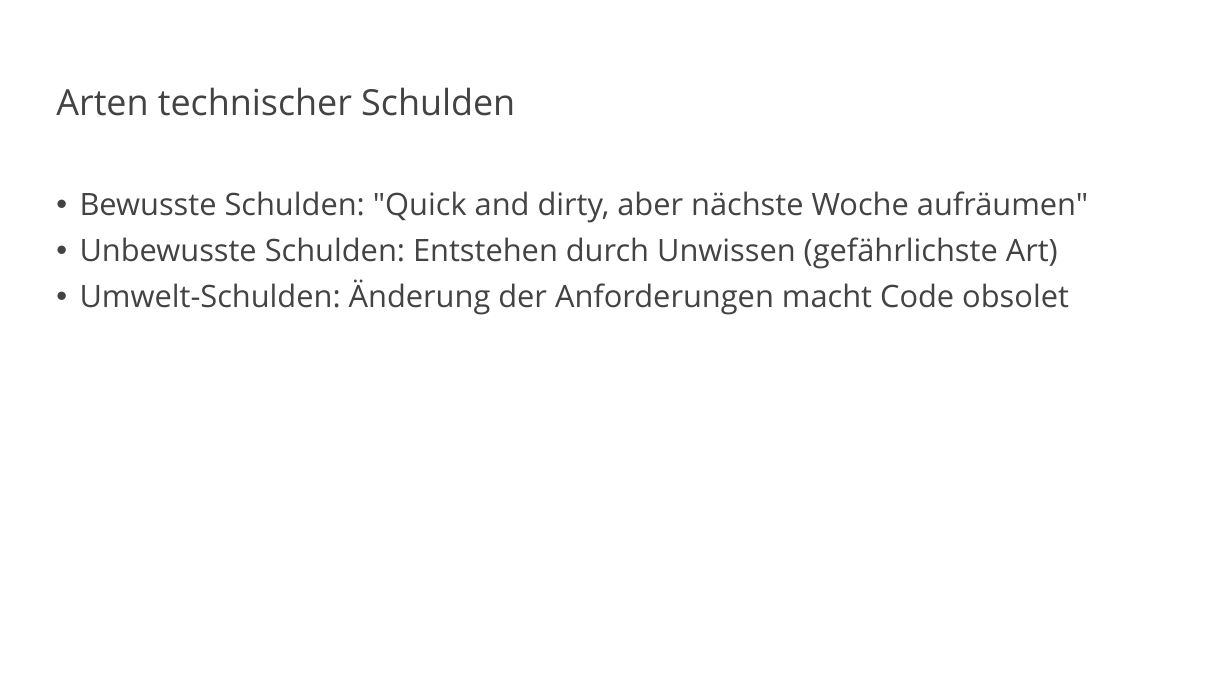
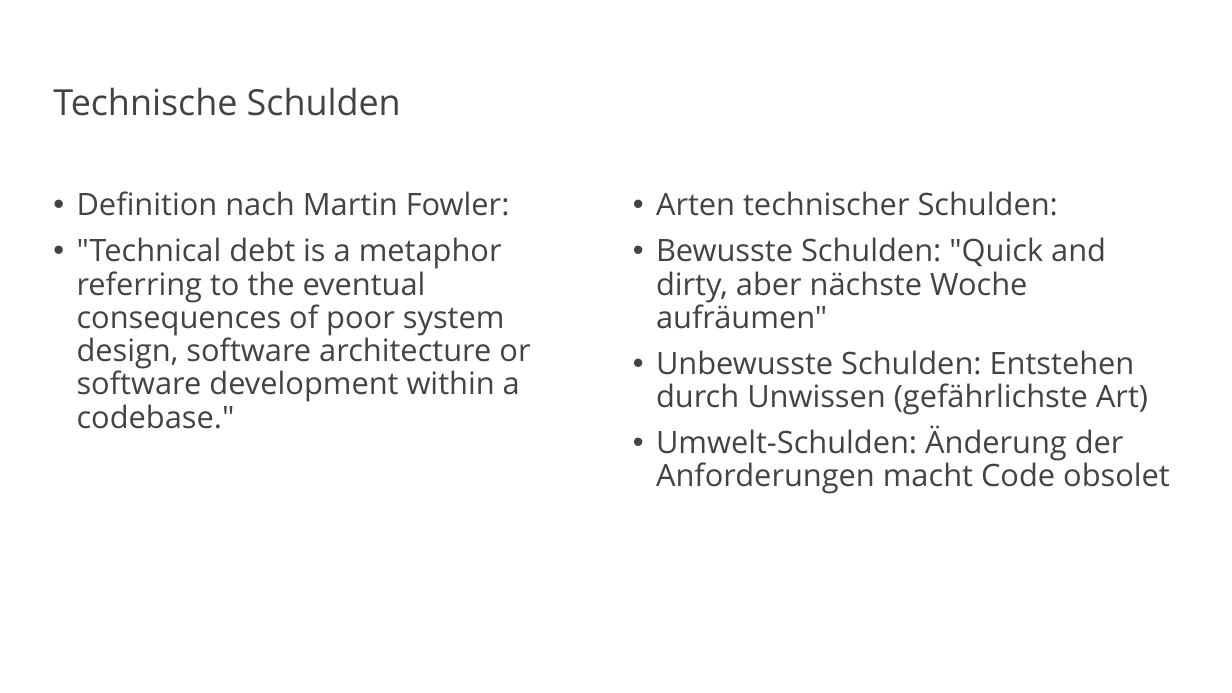
Before and after one commit to vanillacore-net/september-2025-telekom-training, a slide deck: slide 19 of presentations/powerpoint/intro-presentation.pptx (slide 33 before the commit). Drawn at 1232x693 pixels with LibreOffice and Linux fonts; fonts in the diff are those of the drawing; background and template pictures are left out. Boxes give left, top, right and bottom in pixels: in the first picture for what was removed or moved away, otherwise in the second. Text is boxed around its words. In the diff, an @@ line names an element or a change of style, - is before the commit and + after.

```diff
--- a/presentations/powerpoint/intro-presentation.pptx
+++ b/presentations/powerpoint/intro-presentation.pptx
@@ title at (53, 87, 401, 116): text changed @@
-Arten technischer Schulden
+Technische Schulden
@@ text added at (77, 191, 530, 429), 24 pt, text #434343 @@
+• Definition nach Martin Fowler:
+• "Technical debt is a metaphor referring to the eventual consequences of poor system design, software architecture or software development within a codebase."
@@ text "Arten technischer Schulden:": place and size @@
-text "Arten technischer Schulden:" at (80, 191, 1088, 315)
+text "Arten technischer Schulden:" at (656, 191, 1170, 494)
@@ text at (656, 191, 1058, 216): paragraph added @@
+• Arten technischer Schulden:
```
Also in this commit, not shown: 21 other slides changed, 11 slides added, 43 slides removed, 2 other files.
